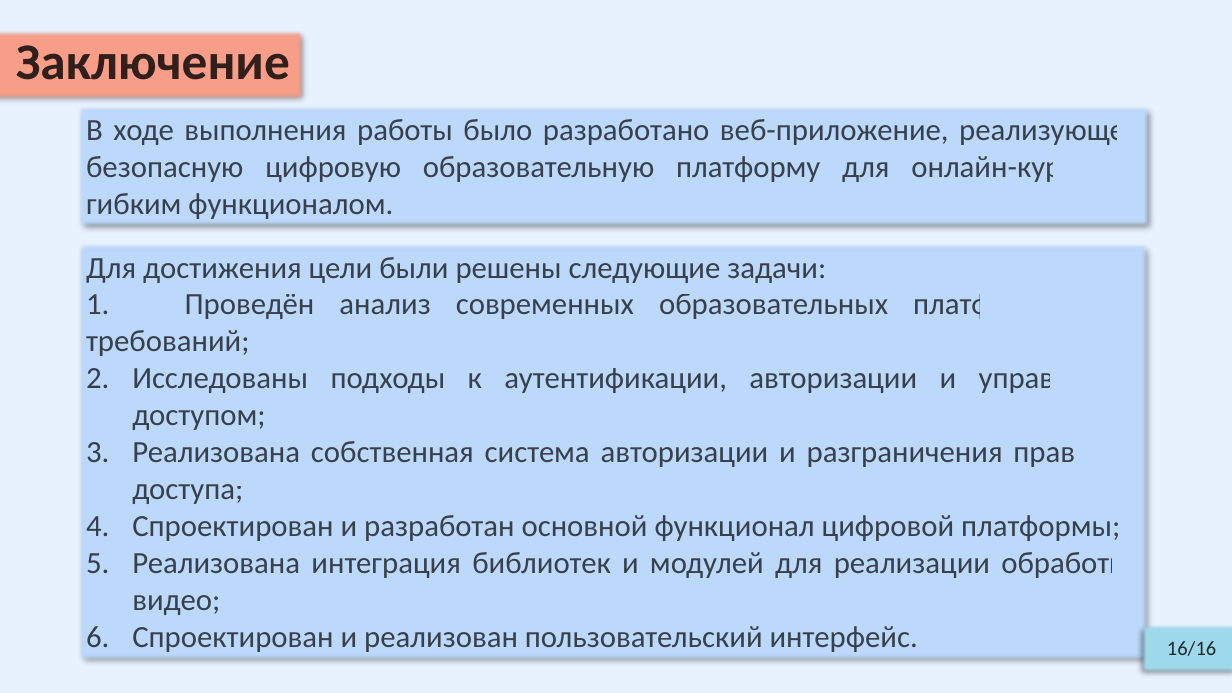
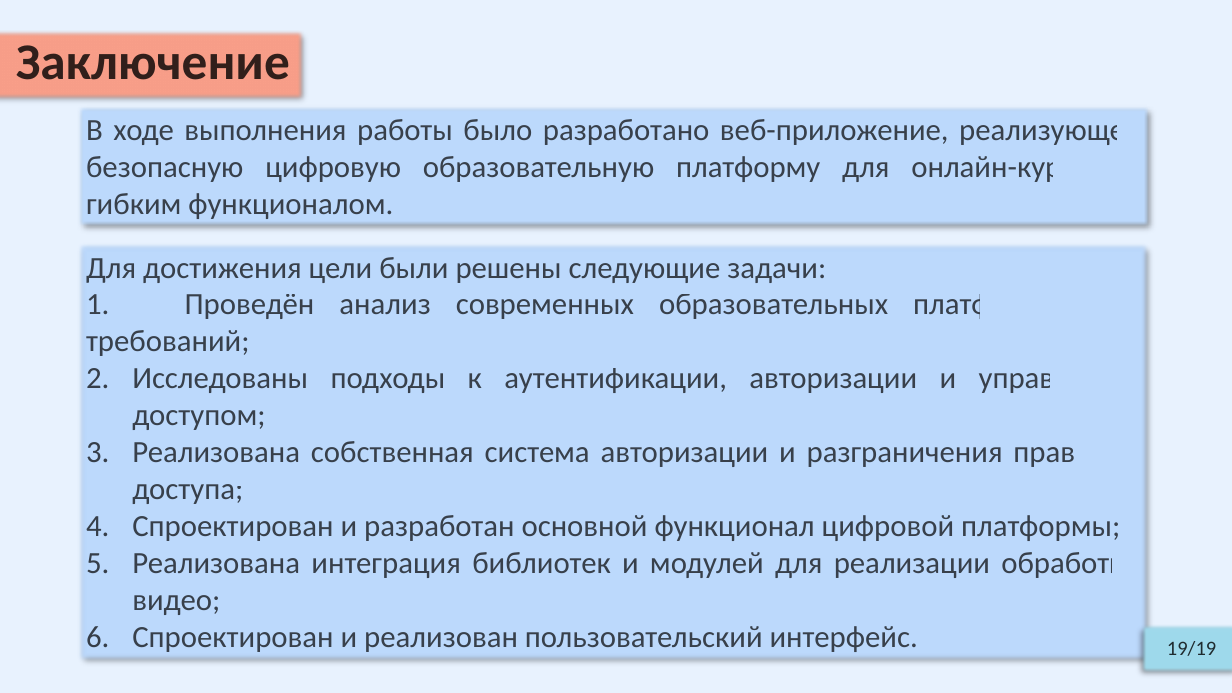
Before and after one commit to Relax-FM/Diploma, a slide deck: slide 19 of master/Diploma/presentation/OnyushevA_RK6-41M_v2.pptx (slide 16 before the commit). Drawn at 1232x693 pixels with LibreOffice and Linux fonts; fonts in the diff are those of the drawing. Boxes give left, top, right and bottom in pixels: in the first picture for what was removed or moved away, otherwise in the second. Text is boxed around its words. In the diff, an @@ line names an element or a change of style, - is before the commit and + after.

```diff
--- a/master/Diploma/presentation/OnyushevA_RK6-41M_v2.pptx
+++ b/master/Diploma/presentation/OnyushevA_RK6-41M_v2.pptx
@@ text in rectangle at box(1167, 641, 1216, 656): text changed @@
-16/16
+19/19
```
Also in this commit, not shown: 13 other slides changed, 4 slides added, 1 slide removed, 2 other files.
